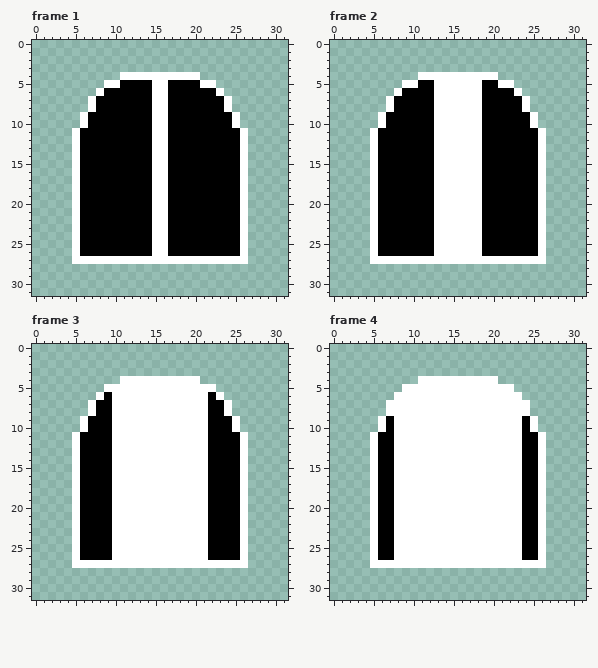
Pixel-art file: graphics_source/spr_door.aseprite. The picture above is the old version.
32x32 pixels, 4 frames. Shown: frame 1, frame 2, frame 3, frame 4.
And afterwards:
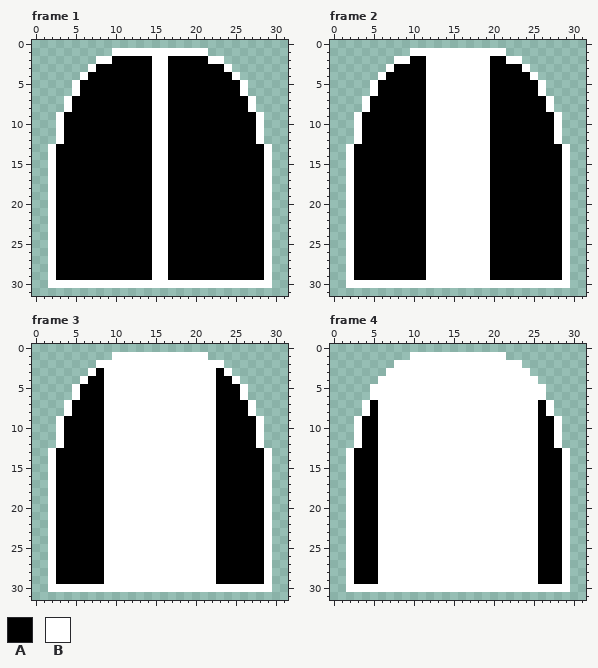
Palette (. is transparent): A #000000  B #ffffff
Changes in this commit:
Changed rows in their new state; - is an unchanged pixel.
Frame 1:
first column x 2:
 1 --------BBBBBBBBBBBB--------
 2 ------BBAAAAABBAAAAABB------
 3 -----BAAAAAAABBAAAAAAAB-----
 4 ----BAAAAAAAA--AAAAAAAAB----
 5 ---BAAAAA----------AAAAAB---
 6 ---BAAA--------------AAAB---
 7 --BAAA----------------AAAB--
 8 --BAAA----------------AAAB--
 9 -BAAA------------------AAAB-
10 -BAAA------------------AAAB-
11 -BAA--------------------AAB-
12 -BAA--------------------AAB-
13 BAAA--------------------AAAB
14 BAAA--------------------AAAB
15 BAAA--------------------AAAB
16 BAAA--------------------AAAB
17 BAAA--------------------AAAB
18 BAAA--------------------AAAB
19 BAAA--------------------AAAB
20 BAAA--------------------AAAB
21 BAAA--------------------AAAB
22 BAAA--------------------AAAB
23 BAAA--------------------AAAB
24 BAAA--------------------AAAB
25 BAAA--------------------AAAB
26 BAAA--------------------AAAB
27 BAAAAAAAAAAAA--AAAAAAAAAAAAB
28 BAAAAAAAAAAAABBAAAAAAAAAAAAB
29 BAAAAAAAAAAAABBAAAAAAAAAAAAB
30 BBBBBBBBBBBBBBBBBBBBBBBBBBBB
Frame 2:
first column x 2:
 1 --------BBBBBBBBBBBB--------
 2 ------BBAABBBBBBBBAABB------
 3 -----BAAAABBBBBBBBAAAAB-----
 4 ----BAAAAA--------AAAAAB----
 5 ---BAAAAA-B------B-AAAAAB---
 6 ---BAAA---B------B---AAAB---
 7 --BAAA----B------B----AAAB--
 8 --BAAA----B------B----AAAB--
 9 -BAAA-----B------B-----AAAB-
10 -BAAA-----B------B-----AAAB-
11 -BAA------B------B------AAB-
12 -BAA------B------B------AAB-
13 BAAA------B------B------AAAB
14 BAAA------B------B------AAAB
15 BAAA------B------B------AAAB
16 BAAA------B------B------AAAB
17 BAAA------B------B------AAAB
18 BAAA------B------B------AAAB
19 BAAA------B------B------AAAB
20 BAAA------B------B------AAAB
21 BAAA------B------B------AAAB
22 BAAA------B------B------AAAB
23 BAAA------B------B------AAAB
24 BAAA------B------B------AAAB
25 BAAA------B------B------AAAB
26 BAAA------B------B------AAAB
27 BAAAAAAAAA--------AAAAAAAAAB
28 BAAAAAAAAABBBBBBBBAAAAAAAAAB
29 BAAAAAAAAABBBBBBBBAAAAAAAAAB
30 BBBBBBBBBBBBBBBBBBBBBBBBBBBB
Frame 3:
first column x 2:
 1 --------BBBBBBBBBBBB--------
 2 ------BBBBBBBBBBBBBBBB------
 3 -----BABBBBBBBBBBBBBBAB-----
 4 ----BAABB----------BBAAB----
 5 ---BAAA--------------AAAB---
 6 ---BAAAB------------BAAAB---
 7 --BAAA-B------------B-AAAB--
 8 --BAAA-B------------B-AAAB--
 9 -BAAA--B------------B--AAAB-
10 -BAAA--B------------B--AAAB-
11 -BAA---B------------B---AAB-
12 -BAA---B------------B---AAB-
13 BAAA---B------------B---AAAB
14 BAAA---B------------B---AAAB
15 BAAA---B------------B---AAAB
16 BAAA---B------------B---AAAB
17 BAAA---B------------B---AAAB
18 BAAA---B------------B---AAAB
19 BAAA---B------------B---AAAB
20 BAAA---B------------B---AAAB
21 BAAA---B------------B---AAAB
22 BAAA---B------------B---AAAB
23 BAAA---B------------B---AAAB
24 BAAA---B------------B---AAAB
25 BAAA---B------------B---AAAB
26 BAAA---B------------B---AAAB
27 BAAAAAA--------------AAAAAAB
28 BAAAAAABBBBBBBBBBBBBBAAAAAAB
29 BAAAAAABBBBBBBBBBBBBBAAAAAAB
30 BBBBBBBBBBBBBBBBBBBBBBBBBBBB
Frame 4:
first column x 2:
 1 --------BBBBBBBBBBBB--------
 2 ------BBBBBBBBBBBBBBBB------
 3 -----BBBBBBBBBBBBBBBBBB-----
 4 ----BBBBB----------BBBBB----
 5 ---BBBB--------------BBBB---
 6 ---BBB----------------BBB---
 7 --BAB------------------BAB--
 8 --BAB------------------BAB--
 9 -BAA-B----------------B-AAB-
10 -BAA-B----------------B-AAB-
11 -BAABB----------------BBAAB-
12 -BAABB----------------BBAAB-
13 BAAABB----------------BBAAAB
14 BAAABB----------------BBAAAB
15 BAAABB----------------BBAAAB
16 BAAABB----------------BBAAAB
17 BAAABB----------------BBAAAB
18 BAAABB----------------BBAAAB
19 BAAABB----------------BBAAAB
20 BAAABB----------------BBAAAB
21 BAAABB----------------BBAAAB
22 BAAABB----------------BBAAAB
23 BAAABB----------------BBAAAB
24 BAAABB----------------BBAAAB
25 BAAABB----------------BBAAAB
26 BAAABB----------------BBAAAB
27 BAAA--------------------AAAB
28 BAAABBBBBBBBBBBBBBBBBBBBAAAB
29 BAAABBBBBBBBBBBBBBBBBBBBAAAB
30 BBBBBBBBBBBBBBBBBBBBBBBBBBBB
Where, in picture pixels (left, top, right, bottom), the same in both pictures:
changed: (48, 48, 272, 288)
changed: (346, 48, 570, 288)
changed: (48, 352, 272, 592)
changed: (346, 352, 570, 592)
